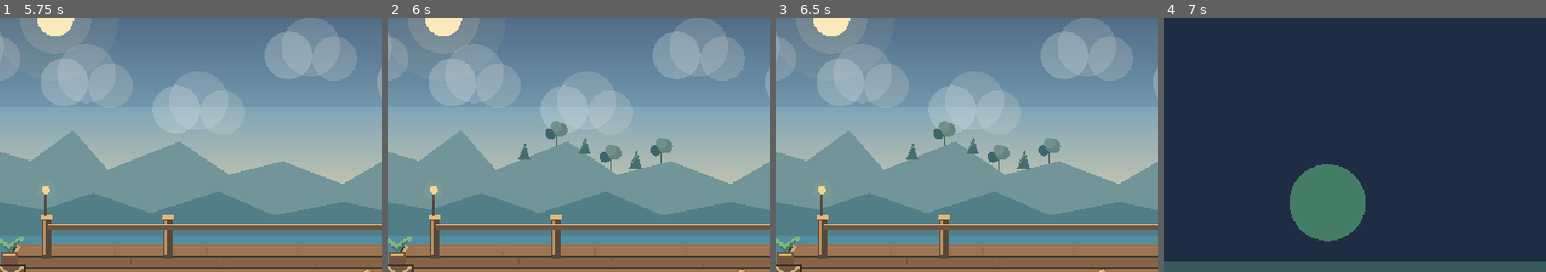
Above: before the commit, frames 1-4 (left to right).
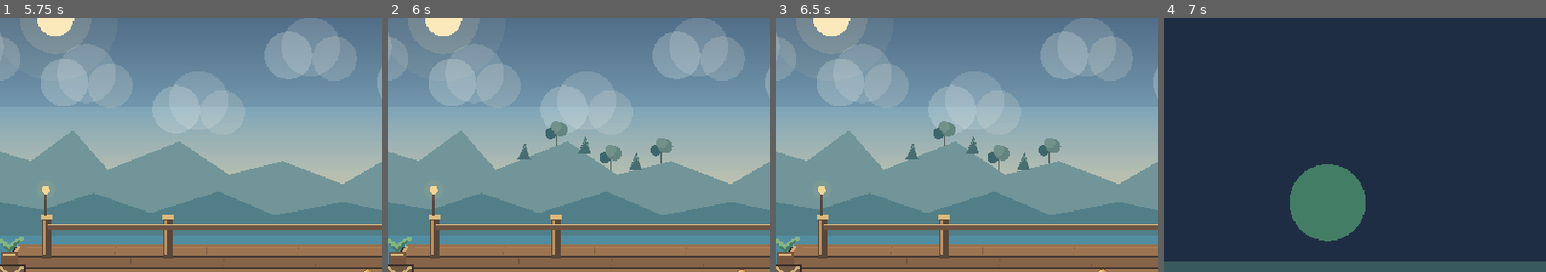
Above: after the commit, the same moments.

Repository: ndrorchestration/ToSailaStarrySky-jrpg
Game: Godot game, scene res://scenes/first_wake.tscn
Two runs of this game, one before a commit and one after it. Both use one fixed random seed, a clock stepped at 60 frames per second and the inputs below. This scene is started directly instead of the project's main scene.
Inputs:
- Up to frame 1 (5.75 s): tap Enter at 0.5 s; hold Right (ui_right) 0.53-1.28 s; tap E at 0.6 s; hold Down (ui_down) 1.28-2.03 s; tap R at 1.35 s; tap Space at 2 s; hold Right (ui_right) 2.03-2.78 s; tap V at 2.1 s; hold Up (ui_up) 2.78-3.53 s; tap C at 2.85 s; hold Left (ui_left) 3.53-5.03 s; tap T at 3.6 s; tap Y at 4.35 s; hold Down (ui_down) from 5.03 s (still down); tap G at 5.1 s
- Up to frame 2 (6 s): release Down (ui_down) at 5.78 s; hold Right (ui_right) from 5.78 s (still down); tap H at 5.85 s
- Up to frame 3 (6.5 s): keep holding Right (ui_right)
- Up to frame 4 (7 s): release Right (ui_right) at 6.53 s; hold Up (ui_up) from 6.53 s (still down); tap B at 6.6 s
The pictures show only the part of the screen within x 11-61%, y 18-68%; the shares and areas given below are measured in that part.

Frame 1 is identical in both runs. In frame 2, 0.1% of the frame differs, in the area x 33-67%, y 40-60%; in frame 3, 0.1%; in frame 4, nothing differs.

Commit message:
study: root dock vegetation in shared authored ridge geometry rather than screen-height guesses

Diff:
--- a/godot/scripts/dock_depth_review.gd
+++ b/godot/scripts/dock_depth_review.gd
@@ -4,6 +4,7 @@
 ## Separate background and foreground instances provide real actor occlusion.
 
 @export var foreground: bool = false
+const RidgeSurface = preload("res://scripts/dock_ridge_surface.gd")
 
 const SKY_TOP := Color("#304565")
 const SKY_MID := Color("#7da4b7")
@@ -40,7 +41,7 @@
         draw_circle(Vector2(x, y), 30.0, Color(0.93, 0.96, 0.94, 0.23))
         draw_circle(Vector2(x + 28, y - 11), 37.0, Color(0.96, 0.96, 0.94, 0.16))
         draw_circle(Vector2(x + 58, y + 4), 28.0, Color(0.97, 0.94, 0.88, 0.17))
-    _poly([Vector2(0, 319), Vector2(92, 277), Vector2(143, 293), Vector2(196, 254), Vector2(240, 304), Vector2(330, 268), Vector2(392, 310), Vector2(460, 293), Vector2(535, 322), Vector2(620, 273), Vector2(697, 306), Vector2(790, 269), Vector2(850, 296), Vector2(960, 263), Vector2(960, 408), Vector2(0, 408)], Color("#719598"))
+    _poly(RidgeSurface.ridge_polygon(), Color("#719598"))
     _poly([Vector2(0, 366), Vector2(85, 341), Vector2(158, 354), Vector2(222, 333), Vector2(294, 358), Vector2(379, 331), Vector2(449, 361), Vector2(536, 344), Vector2(650, 369), Vector2(769, 342), Vector2(842, 363), Vector2(960, 340), Vector2(960, 400), Vector2(0, 400)], Color("#527e88"))
     for i in range(22):
         var yy := 387.0 + i * 12.0
--- /dev/null
+++ b/godot/scripts/dock_ridge_surface.gd
@@ -0,0 +1,36 @@
+extends RefCounted
+## Scene-local 2D ridge profile source shared by the dock-depth rendering
+## and opt-in vegetation. It is NOT collision, navigation or planet terrain.
+const SURFACE_ID := "pilot_dock_back_ridge_canvas_2d"
+const TOP := [
+    Vector2(0,319), Vector2(92,277), Vector2(143,293),
+    Vector2(196,254), Vector2(240,304), Vector2(330,268),
+    Vector2(392,310), Vector2(460,293), Vector2(535,322),
+    Vector2(620,273), Vector2(697,306), Vector2(790,269),
+    Vector2(850,296), Vector2(960,263)
+]
+const FILL_BOTTOM := 408.0
+
+static func ridge_polygon() -> Array[Vector2]:
+    # Exactly the original dock_depth_review rear ridge vertices and closure.
+    var result: Array[Vector2] = []
+    for point in TOP:
+        result.append(point)
+    result.append(Vector2(960, FILL_BOTTOM))
+    result.append(Vector2(0, FILL_BOTTOM))
+    return result
+
+static func sample_root(screen_x: float, surface_id: String = SURFACE_ID) -> Dictionary:
+    if surface_id != SURFACE_ID:
+        return {"ok": false, "reason": "unrecognized_local_surface"}
+    if is_nan(screen_x) or is_inf(screen_x) or (
+            screen_x < TOP[0].x or screen_x > TOP[TOP.size()-1].x):
+        return {"ok": false, "reason": "outside_authored_ridge"}
+    for i in range(TOP.size() - 1):
+        var a: Vector2 = TOP[i]
+        var b: Vector2 = TOP[i + 1]
+        if screen_x >= a.x and screen_x <= b.x:
+            var alpha: float = (screen_x - a.x) / (b.x - a.x)
+            return {"ok": true, "point": a.lerp(b, alpha),
+                "surface_id": SURFACE_ID, "segment": i}
+    return {"ok": false, "reason": "no_authored_segment"}
--- a/godot/scripts/ridge_vegetation_review.gd
+++ b/godot/scripts/ridge_vegetation_review.gd
@@ -3,11 +3,24 @@
 ## No terrain authoring, collisions, tree gameplay, or planetary data.
 ## Fixed pixel-scale illustration; does NOT instantiate flight_slice meshes.
 @export var low_quality: bool = false
+const RidgeSurface = preload("res://scripts/dock_ridge_surface.gd")
+const ANCHOR_X := [276.0, 316.0, 352.0, 384.0, 416.0, 448.0]
+var surface_anchors: Array[Vector2] = []
+var source_surface_id: String = ""
 
-const ANCHORS := [
-    Vector2(276, 290), Vector2(316, 274), Vector2(352, 284),
-    Vector2(384, 304), Vector2(416, 302), Vector2(448, 296)
-]
+func _ready() -> void:
+    # Derive feet from the exact polygon drawn behind the pilot actors.
+    # Any missing or wrong surface refuses to render the visual patch.
+    source_surface_id = RidgeSurface.SURFACE_ID
+    surface_anchors.clear()
+    for screen_x in ANCHOR_X:
+        var result: Dictionary = RidgeSurface.sample_root(screen_x, source_surface_id)
+        if not result["ok"]:
+            surface_anchors.clear()
+            push_warning("Ridge vegetation surface probe rejected: " + str(screen_x))
+            return
+        surface_anchors.append(result["point"])
+    queue_redraw()
 const NEEDLE := Color("#476d70")
 const NEEDLE_LIGHT := Color("#71918a")
 const CANOPY := Color("#648480")
@@ -21,10 +34,12 @@
 func _draw() -> void:
     # All anchors sit on the pre-existing atmospheric ridge silhouette.
     # Bounded geometry: 6 crowns high quality / 3 simplified low quality.
-    for i in range(ANCHORS.size()):
+    if surface_anchors.size() != ANCHOR_X.size():
+        return # Fail closed: never guess terrain/footprint coordinates.
+    for i in range(surface_anchors.size()):
         if low_quality and (i % 2) != 0:
             continue
-        var root: Vector2 = ANCHORS[i]
+        var root: Vector2 = surface_anchors[i]
         var tall: float = 19.0 + float((i * 7) % 13)
         if i % 2 == 0:
             _needle_tree(root, tall)
--- a/godot/tests/capture_ridge_vegetation_review.gd
+++ b/godot/tests/capture_ridge_vegetation_review.gd
@@ -29,6 +29,11 @@
         quit(1)
         return
     w.set_dock_depth_review_enabled(true)
+    var root_sample: Dictionary = preload("res://scripts/dock_ridge_surface.gd").sample_root(276.0)
+    if not root_sample["ok"] or root_sample["point"].y >= w.ender.walking_bounds.position.y:
+        push_error("RIDGE_CAPTURE_INVALID_AUTHORED_SURFACE")
+        quit(1)
+        return
     w.ender.set_walk_review_enabled(true)
     w.ionia.set_aligned_review_enabled(true)
     var before: Image = await _image("ridge-vegetation-off-native-960x640.png")
@@ -61,7 +66,7 @@
         push_error("RIDGE_CAPTURE_NOT_REVERSIBLE")
         quit(1)
         return
-    print("NATIVE_RIDGE_VEGETATION_PAIR_PASS resolution=960x640 off=on=low=restore=4 gameplay_roi_unchanged=true")
+    print("NATIVE_RIDGE_VEGETATION_PAIR_PASS resolution=960x640 off=on=low=restore=4 gameplay_roi_unchanged=true source_ridge_sampler=true")
     print("NATIVE_RIDGE_VEGETATION_ART_ACCEPTANCE=PENDING")
     w.queue_free()
     await process_frame
--- a/godot/tests/ridge_vegetation_review_test.gd
+++ b/godot/tests/ridge_vegetation_review_test.gd
@@ -1,6 +1,7 @@
 extends SceneTree
 ## Real playable-dock scene: test an opt-in visual-only distant ridge patch.
 ## No claims of forest geometry, planetary biomes or creator art admission.
+const RidgeSurface = preload("res://scripts/dock_ridge_surface.gd")
 
 func _initialize() -> void:
     call_deferred("_test")
@@ -31,6 +32,41 @@
     if patch.get_child_count() != 0:
         _fail("vegetation contains gameplay descendants")
         return
+    var source_polygon: Array[Vector2] = RidgeSurface.ridge_polygon()
+    if source_polygon.size() != 16 or source_polygon[0] != Vector2(0,319) or (
+            source_polygon[13] != Vector2(960,263)) or (
+            source_polygon[15] != Vector2(0,408)):
+        _fail("underlying dock ridge drawing geometry drifted")
+        return
+    if patch.source_surface_id != RidgeSurface.SURFACE_ID or (
+            patch.surface_anchors.size() != patch.ANCHOR_X.size()):
+        _fail("vegetation did not bind to the actual authored ridge geometry")
+        return
+    var profile_was_sampled: bool = false
+    for i in range(patch.surface_anchors.size()):
+        var root_point: Vector2 = patch.surface_anchors[i]
+        var query: Dictionary = RidgeSurface.sample_root(patch.ANCHOR_X[i])
+        if not query["ok"] or root_point.distance_to(query["point"]) > 0.001:
+            _fail("vegetation root differs from shared ridge sampler")
+            return
+        if root_point.y >= ender_bounds.position.y:
+            _fail("vegetation would overlap the supported walking deck")
+            return
+        if i == 0:
+            # This was a manually entered root in #513. Underlying profile
+            # now owns the true, fractional foot position instead.
+            profile_was_sampled = not is_equal_approx(root_point.y, 290.0)
+    if not profile_was_sampled:
+        _fail("study still depends on stale hand-entered root heights")
+        return
+    for bad_id in ["planet_world", "chapter1_walkable_deck"]:
+        if RidgeSurface.sample_root(316.0, bad_id)["ok"]:
+            _fail("surface adapter incorrectly authorizes another surface ID")
+            return
+    for rejected_x in [-1.0, 961.0, INF, NAN]:
+        if RidgeSurface.sample_root(rejected_x)["ok"]:
+            _fail("out-of-range or nonfinite probe was accepted")
+            return
     world.set_ridge_vegetation_review_enabled(true)
     await process_frame
     if not world.dock_depth_review_enabled or not world.is_ridge_vegetation_review_enabled():
@@ -75,7 +111,7 @@
     if world.find_children("*","CollisionShape2D",true,false).size() != collision_before:
         _fail("review toggle changed collision count after restore")
         return
-    print("RIDGE_VEGETATION_PASS: default off, bounded background, real movement, unchanged actor geometry and interactions, reversible low detail")
+    print("RIDGE_VEGETATION_PASS: shared authored ridge sampler, deterministic real surface roots, no new collision, real movement and reversible low detail")
     world.queue_free()
     await process_frame
     quit(0)
Not shown, changed: godot/README.md
